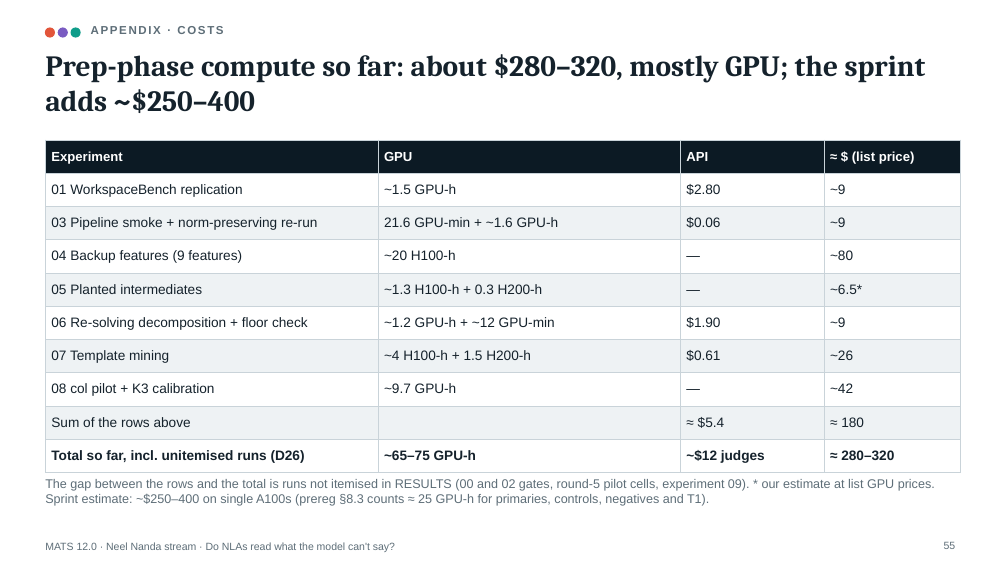
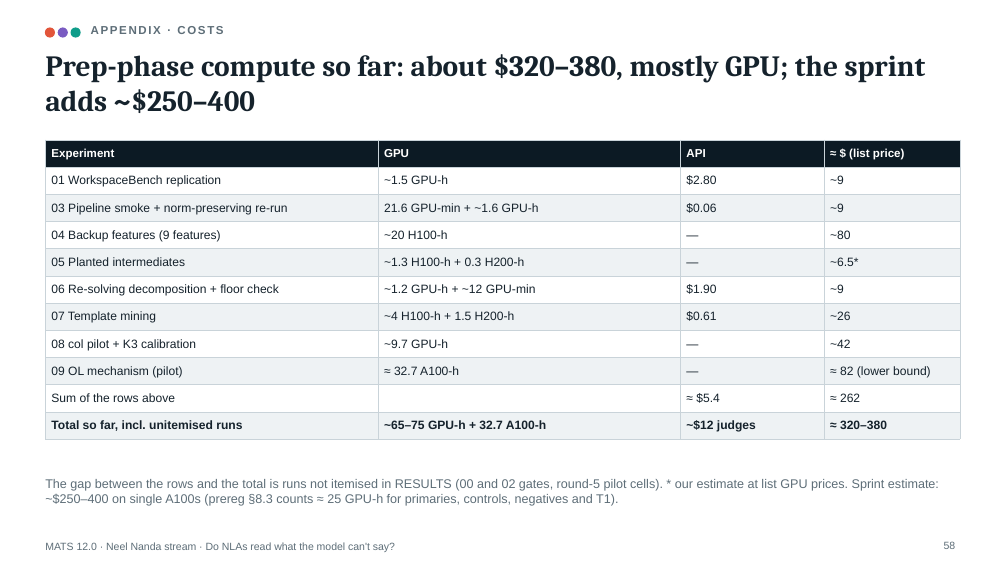
Before and after one commit to Jarus77/mats-nla-workspace, a slide deck: slide 58 of deck/mats_nla_workspace.pptx (slide 55 before the commit). Drawn at 1008x567 pixels with LibreOffice and Linux fonts; fonts in the diff are those of the drawing. Boxes give left, top, right and bottom in pixels: in the first picture for what was removed or moved away, otherwise in the second. Text is boxed around its words. In the diff, an @@ line names an element or a change of style, - is before the commit and + after.

Commit message:
feat: deck v5 (60 slides; exp 09 result, why-not-diagnostic slide, claim-tier slide, rev 4.2)

```diff
--- a/deck/mats_nla_workspace.pptx
+++ b/deck/mats_nla_workspace.pptx
@@ title at bbox=[45, 54, 926, 113]: text changed @@
-Prep-phase compute so far: about $280–320, mostly GPU; the sprint adds ~$250–400
+Prep-phase compute so far: about $320–380, mostly GPU; the sprint adds ~$250–400
@@ table at bbox=[45, 140, 960, 436] @@
-row 9: Sum of the rows above |  | ≈ $5.4 | ≈ 180
-row 10: Total so far, incl. unitemised runs (D26) | ~65–75 GPU-h | ~$12 judges | ≈ 280–320
+row 9: 09 OL mechanism (pilot) | ≈ 32.7 A100-h | — | ≈ 82 (lower bound)
+row 10: Sum of the rows above |  | ≈ $5.4 | ≈ 262
+row 11: Total so far, incl. unitemised runs | ~65–75 GPU-h + 32.7 A100-h | ~$12 judges | ≈ 320–380
@@ text at bbox=[45, 479, 939, 506]: text changed @@
-The gap between the rows and the total is runs not itemised in RESULTS (00 and 02 gates, round-5 pilot cells, experiment 09). * our estimate at list GPU prices. Sprint estimate: ~$250–400 on single A100s (prereg §8.3 counts ≈ 25 GPU-h for primaries, controls, negatives and T1).
+The gap between the rows and the total is runs not itemised in RESULTS (00 and 02 gates, round-5 pilot cells). * our estimate at list GPU prices. Sprint estimate: ~$250–400 on single A100s (prereg §8.3 counts ≈ 25 GPU-h for primaries, controls, negatives and T1).
```
Also in this commit, not shown: 15 other slides changed, 3 slides added, 7 other files.
